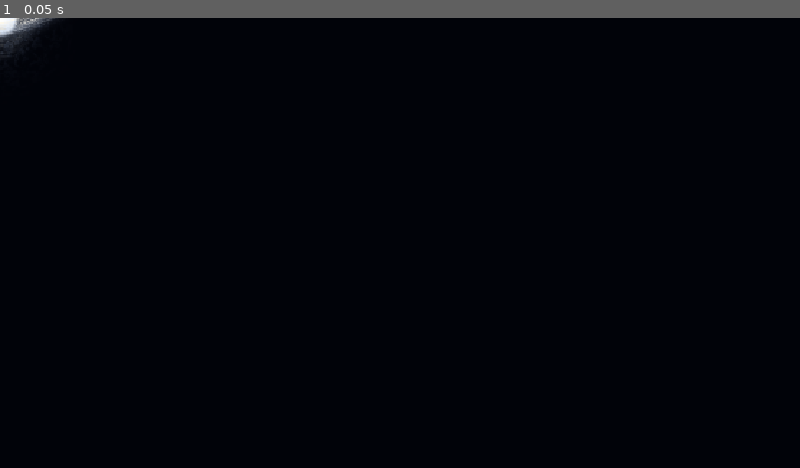
Above: before the commit, frame 1.
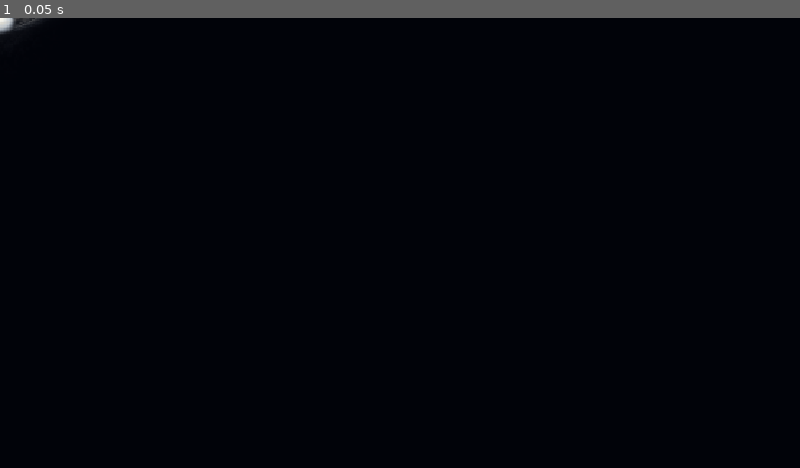
Above: after the commit, the same moment.

Repository: frotrue/nightwatch-array
Game: Godot game, scene res://scenes/white_hole_preview.tscn
Two runs of this game, one before a commit and one after it. Both use one fixed random seed, a clock stepped at 60 frames per second and the inputs below. This scene is started directly instead of the project's main scene.
Inputs:
- Up to frame 1 (0.05 s): no input

The runs differ from the first frame. In frame 1, 0.3% of the frame differs, in the area x 0-7%, y 0-9%.

Commit message:
Restrain white-hole glow and slow the gas flow
Co-authored-by: Codex <noreply@openai.com>

Diff:
--- a/resources/shaders/white_hole_emission.gdshader
+++ b/resources/shaders/white_hole_emission.gdshader
@@ -28,27 +28,27 @@
       + noise3(p * 4.11 - 6.8) * 0.14;
 }
 vec3 gas_colour(float heat) {
-	// White-hot interior, ivory midtones, desaturated violet/cool outer wisps.
-	vec3 colour = mix(vec3(0.15,0.23,0.39), vec3(0.68,0.72,0.79), smoothstep(0.10,0.48,heat));
-	return mix(colour, vec3(1.0,0.97,0.90), smoothstep(0.4,0.95,heat));
+	// Reserve near-white for the small mouth; gas retains cool shadow and ivory detail.
+	vec3 colour = mix(vec3(0.08,0.11,0.16), vec3(0.42,0.46,0.51), smoothstep(0.10,0.48,heat));
+	return mix(colour, vec3(0.82,0.79,0.73), smoothstep(0.4,0.95,heat));
 }
 vec4 disc_light(vec2 p, float t, float inclination, float folded) {
 	vec2 plane = vec2(p.x, p.y / inclination);
 	float radius = length(plane);
 	float angle = atan(plane.y,plane.x);
 	float inner = 0.17;
-	float radial_window = smoothstep(inner,inner + 0.055,radius) * (1.0 - smoothstep(0.50,0.88,radius));
+	float radial_window = smoothstep(inner,inner + 0.055,radius) * (1.0 - smoothstep(0.43,0.76,radius));
 	if (radial_window < 0.001) return vec4(0.0);
 	// Advect patches outwards; differential rotation shears them into gas lanes.
 	float shear = t * (0.18 + 0.027 / max(radius * radius,0.045));
 	vec2 direction = vec2(cos(angle + shear),sin(angle + shear));
 	float broad = turbulence(vec3(direction * 2.4, radius * 10.0 - t * 0.42));
-	float lanes = turbulence(vec3(direction * 4.0, radius * 32.0 - t * 1.1 + broad * 4.5));
-	float threads = noise3(vec3(direction * 9.0, radius * 61.0 - t * 1.8));
-	float density = smoothstep(0.27,0.72,broad * 0.42 + lanes * 0.53 + threads * 0.05);
+	float lanes = turbulence(vec3(direction * 4.0, radius * 20.0 - t * 1.1 + broad * 4.5));
+	float threads = noise3(vec3(direction * 9.0, radius * 42.0 - t * 1.8));
+	float density = smoothstep(0.20,0.80,broad * 0.48 + lanes * 0.48 + threads * 0.04);
 	float beaming = 0.48 + 0.60 * smoothstep(-0.8,0.85,-plane.x / max(radius,0.001));
 	float heat = clamp(0.98 - radius * 0.93 + density * 0.20,0.0,1.0);
-	float energy = radial_window * (0.17 + density * 1.5) * beaming;
+	float energy = radial_window * (0.10 + density * 0.82) * beaming;
 	energy *= mix(1.0,0.72,folded);
 	return vec4(gas_colour(heat),clamp(energy,0.0,0.94));
 }
@@ -61,50 +61,51 @@
 	vec4 tint = COLOR;
 	vec2 local = (UV - 0.5) * 2.0;
 	float r = length(local);
-	float t = visual_time;
+	// Slow coherent motion reads as depth without a constantly erupting silhouette.
+	float t = visual_time * 0.38;
 	float aa = max(fwidth(r),0.002);
 	// One persistent, slightly inclined axis; no camera-facing concentric rings.
 	vec2 p = mat2(vec2(0.982,0.189),vec2(-0.189,0.982)) * local;
 	vec2 direction = p / max(r,0.001);
 	float cloud = turbulence(vec3(direction * 4.0, r * 9.5 - t * 0.43));
 	float filament = turbulence(vec3(direction * 14.0, r * 30.0 - t * 1.03 + cloud * 2.0));
-	float corona = exp(-max(r - 0.15,0.0) * 10.5) * (0.05 + pow(cloud,3.0) * 0.64);
+	float corona = exp(-max(r - 0.12,0.0) * 15.0) * (0.025 + pow(cloud,3.0) * 0.25);
 	float wind = pow(smoothstep(0.33,0.75,filament),2.0) * exp(-max(r - 0.22,0.0) * 5.2);
-	wind *= smoothstep(0.16,0.28,r) * (1.0 - smoothstep(0.60,0.96,r)) * motion;
-	vec4 light = vec4(vec3(0.48,0.59,0.78),clamp(corona + wind * 0.17,0.0,0.55));
+	wind *= smoothstep(0.16,0.28,r) * (1.0 - smoothstep(0.48,0.78,r)) * motion;
+	vec4 light = vec4(vec3(0.38,0.43,0.51),clamp(corona + wind * 0.045,0.0,0.3));
 	float glow_radius = length(vec2(p.x,p.y / 0.34));
 	float disc_glow = exp(-pow((glow_radius - 0.34) / 0.32,2.0)) * smoothstep(0.13,0.23,glow_radius) * (1.0 - smoothstep(0.55,0.94,glow_radius));
-	light = over(vec4(vec3(0.65,0.73,0.87),disc_glow * 0.12),light);
+	light = over(vec4(vec3(0.55,0.59,0.65),disc_glow * 0.035),light);
 	// A dim secondary folded image below, and the bright far side above the mouth.
 	float folded_y = (abs(p.y) - 0.045) / 0.48;
 	vec2 folded = vec2(p.x * 1.9,folded_y);
 	vec4 far_side = disc_light(folded,t - 0.45,1.0,1.0);
-	far_side.a *= smoothstep(0.025,0.14,abs(p.y)) * (p.y < 0.0 ? 0.85 : 0.21);
+	far_side.a *= smoothstep(0.025,0.14,abs(p.y)) * (p.y < 0.0 ? 0.64 : 0.12);
 	light = over(far_side,light);
 	// A graded radiance profile avoids a flat white button with a drawn outline.
 	float edge_noise = (cloud - 0.5) * 0.008;
-	float mouth = 1.0 - smoothstep(0.14 - aa + edge_noise,0.185 + aa + edge_noise,r);
-	float blaze = exp(-r * r / 0.037) * 0.20;
-	vec3 core_tint = mix(vec3(0.82,0.89,1.0),vec3(1.0),exp(-r * r / 0.017));
+	float mouth = 1.0 - smoothstep(0.105 - aa + edge_noise,0.15 + aa + edge_noise,r);
+	float blaze = exp(-r * r / 0.019) * 0.07;
+	vec3 core_tint = mix(vec3(0.63,0.69,0.77),vec3(0.98,0.97,0.93),exp(-r * r / 0.009));
 	light = over(vec4(core_tint,clamp(mouth + blaze,0.0,1.0)),light);
 	// The near half crosses in front of the lower limb; the far half is occluded.
 	vec4 direct = disc_light(p,t,0.23,0.0);
 	direct.a *= p.y > 0.0 ? 1.0 : (1.0 - mouth);
 	light = over(direct,light);
 	// Scattered inner light spills into the gas, with no perfectly traced rim.
-	float spill = exp(-r * r / 0.055) * (0.07 + cloud * 0.10);
+	float spill = exp(-r * r / 0.032) * (0.025 + cloud * 0.045);
 	light.rgb = mix(light.rgb,vec3(1.0,0.98,0.91),spill);
 	if (effect_mode == 1) {
 		float along = abs(p.y);
-		float width = 0.020 + along * 0.075;
+		float width = 0.012 + along * 0.050;
 		float wander = (noise3(vec3(along * 5.0 - t * 0.5,3.7,11.2)) - 0.5) * along * 0.042;
 		float jet_profile = exp(-pow((p.x - wander) / width,2.0));
 		float structure = turbulence(vec3(p.x * 64.0,along * 21.0 - t * 2.3,4.8));
-		float jets = jet_profile * smoothstep(0.13,0.23,along) * (1.0 - smoothstep(0.55,0.97,along));
-		jets *= (0.2 + structure * 0.8) * (p.y < 0.0 ? 0.8 : 0.48) * motion;
-		light = over(vec4(mix(vec3(0.47,0.66,0.92),vec3(0.91,0.96,1.0),structure),jets),light);
+		float jets = jet_profile * smoothstep(0.13,0.23,along) * (1.0 - smoothstep(0.38,0.65,along));
+		jets *= (0.2 + structure * 0.8) * (p.y < 0.0 ? 0.33 : 0.20) * motion;
+		light = over(vec4(mix(vec3(0.38,0.44,0.53),vec3(0.70,0.74,0.79),structure),jets),light);
 	}
-	float breath = 1.0 + sin(t * 0.8) * 0.015 * pulses * motion;
+	float breath = 1.0 + sin(t * 0.8) * 0.005 * pulses * motion;
 	light.a *= (1.0 - smoothstep(0.94,1.0,r));
 	COLOR = vec4(clamp(light.rgb * breath,vec3(0.0),vec3(1.0)) * tint.rgb,clamp(light.a,0.0,1.0) * tint.a);
 }
Not shown, changed: docs/design.md
Not shown, changed: docs/white-hole-preview.md
